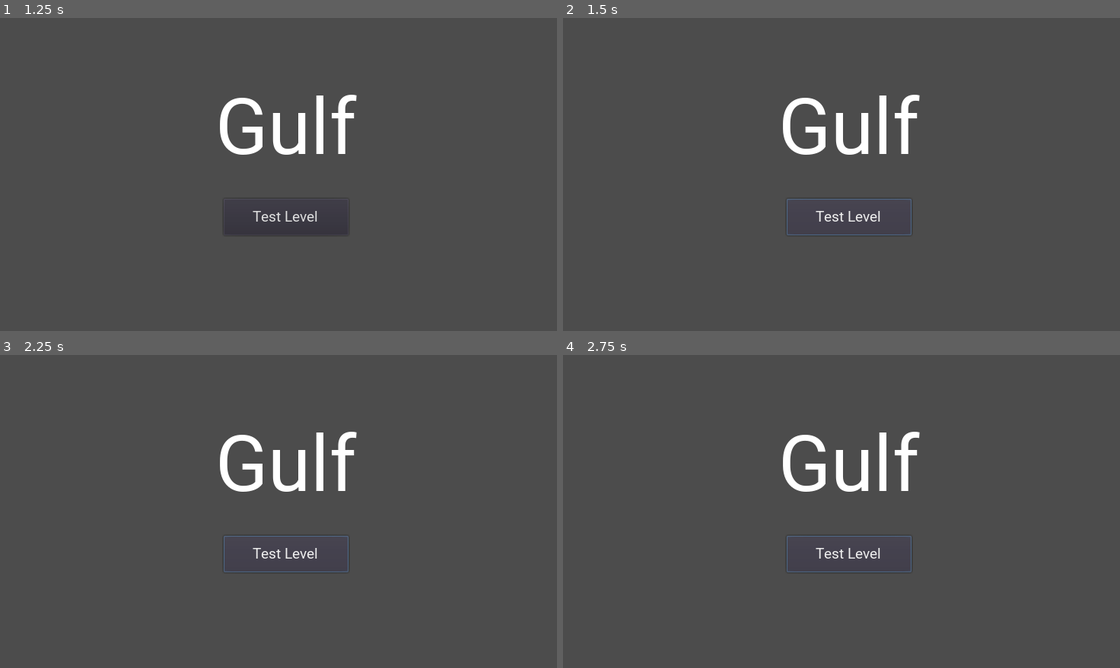
Above: before the commit, frames 1-4 (two rows, left to right).
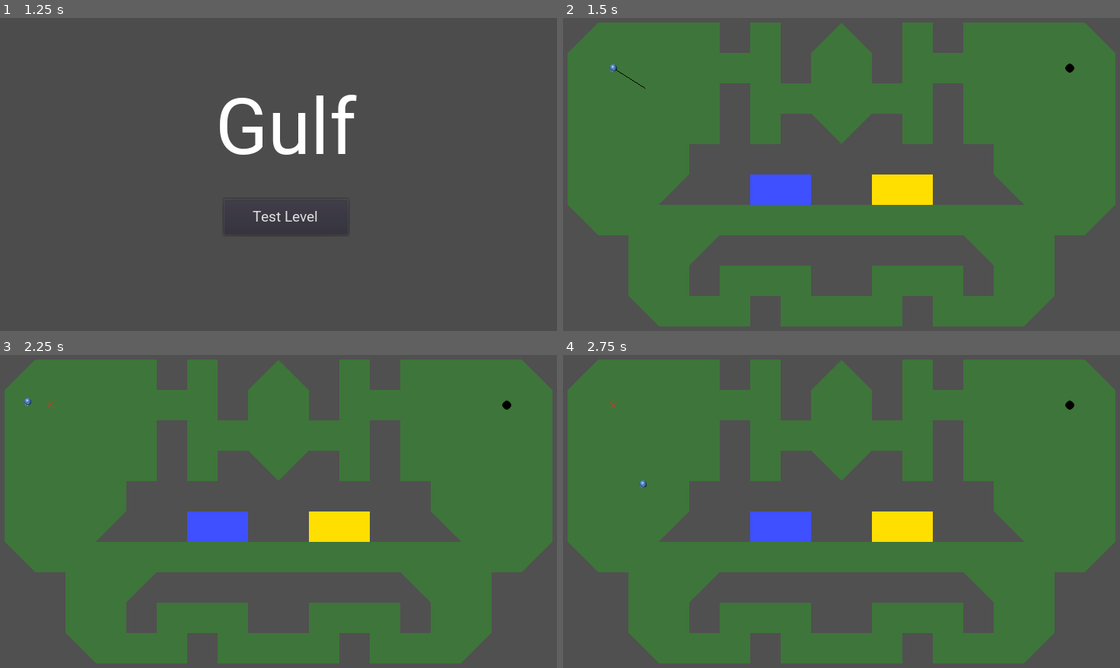
Above: after the commit, the same moments.

Repository: Halfwhit/Gulf
Game: Godot game, scene res://Scenes/Main.tscn
Same seed, same stepped clock (60 frames per second), same inputs: the game is played once before the commit and once after it.
Inputs (mouse positions are in pixels of both pictures, inside the frame that each line leads up to):
- Up to frame 1 (1.25 s): tap Enter at 0.5 s; move the mouse to (412, 155) at 0.52 s; click (412, 155) at 0.6 s
- Up to frame 2 (1.5 s): click "Test Level" at 1.25 s
- Up to frame 3 (2.25 s): click (284, 555) at 2 s, where only the run before the commit has a clickable "Test Level"
- Up to frame 4 (2.75 s): no input

Frame 1 is identical in both runs. In frame 2, 64% of the frame differs, in the area x 0-100%, y 1-99%; in frame 3, 64%; in frame 4, 64%.
Error before the commit: Parse Error: Can't preload resource at path: res://Scenes/Levels/TestLevel.tscn (res://Scenes/GUI/Menu.gd:3)

Commit message:
Updated TestLevel to find start tile and spawn a player

Diff:
--- a/Scenes/Levels/TestLevel.gd
+++ b/Scenes/Levels/TestLevel.gd
@@ -1,4 +1,22 @@
 extends Node2D
+
+var PlayerSpawn = preload("res://Scenes/Assets/Player.tscn")
+
+func _ready():
+	var tilemap = get_node("TileMap")
+	var sizex = tilemap.get_cell_size().x
+	var sizey = tilemap.get_cell_size().y
+	var tileset = tilemap.get_tileset()
+	var usedcells = tilemap.get_used_cells()
+
+	for pos in usedcells :
+		var id = tilemap.get_cell(pos.x, pos.y)
+		var name = tileset.tile_get_name(id)
+
+		if name == "Start":
+			var player = PlayerSpawn.instance()
+			player.position = Vector2( pos.x * sizex + (0.5*sizex), pos.y * sizey + (0.5*sizey))
+			add_child(player)
 
 func _on_Hole_body_entered(body):
 	if body.get_name() == "Player":
--- a/Scenes/Levels/TestLevel.tscn
+++ b/Scenes/Levels/TestLevel.tscn
@@ -1,9 +1,8 @@
-[gd_scene load_steps=5 format=2]
+[gd_scene load_steps=4 format=2]
 
 [ext_resource path="res://Scenes/Levels/TestLevel.gd" type="Script" id=1]
 [ext_resource path="res://Resources/tileset.tres" type="TileSet" id=2]
 [ext_resource path="res://Scenes/Assets/Hole.tscn" type="PackedScene" id=3]
-[ext_resource path="res://Player2.tscn" type="PackedScene" id=4]
 
 [node name="TestLevel" type="Node2D"]
 script = ExtResource( 1 )
@@ -20,7 +19,4 @@
 [node name="Hole" parent="." instance=ExtResource( 3 )]
 position = Vector2( 850, 100 )
 
-[node name="Player" parent="." instance=ExtResource( 4 )]
-position = Vector2( 124.958, 125 )
-
 [connection signal="body_entered" from="Hole" to="." method="_on_Hole_body_entered"]
